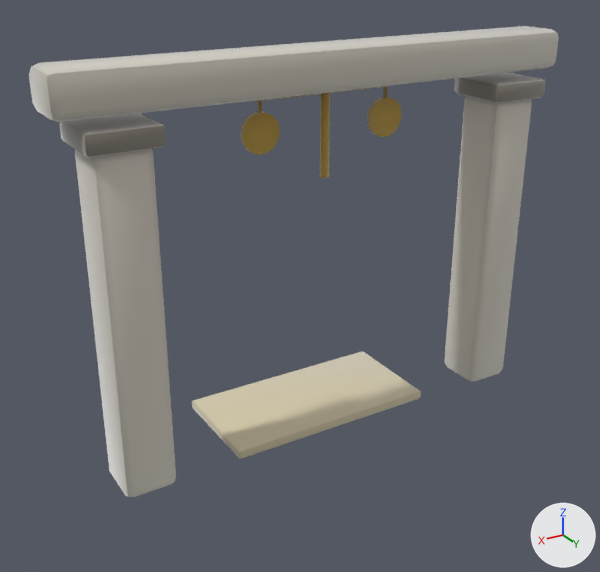
One commit to the glTF model assets/models/gates/4e3c9abd.glb: the scene before it, then after it.
Both versions are drawn from a camera (50 mm lens) standing at (4.39, 6.74, 5.08) and looking at (0.17, -0.3, 1.56). The lights are fixed; the arrows at lower right show +X, +Y and +Z. The picture after the commit comes second. Vertices at exactly the same position are counted once.

The first picture shows 'gate_4e3c9abd'.
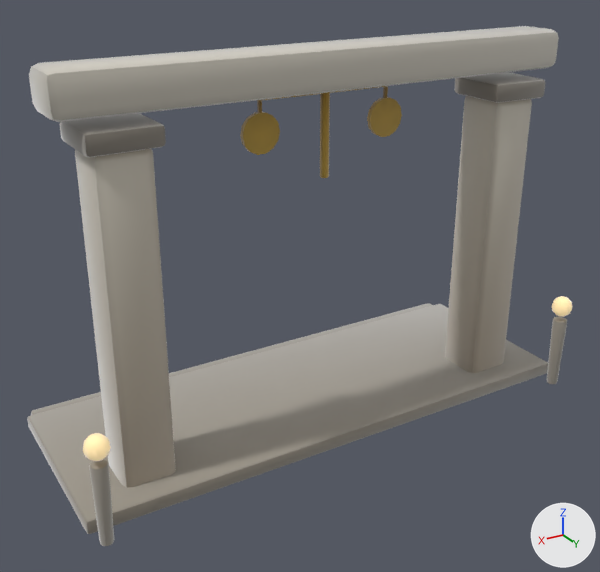
What differs and where, as boxes [x1, y1, x2, y2] in the pictures (600 x 572 px):
'gate_4e3c9abd', reshaped (10% taller): before [29, 26, 559, 497]; after [27, 26, 573, 546]
part 1 of me_gate_4e3c9abd, added: after [552, 296, 573, 317]
part 2 of me_gate_4e3c9abd, added (beige): after [83, 433, 110, 461]
part 3 of me_gate_4e3c9abd, added: after [546, 317, 567, 384]
part 4 of me_gate_4e3c9abd, added: after [89, 459, 114, 546]
part 5 of me_gate_4e3c9abd, added: after [27, 304, 548, 534]
part 6 of me_gate_4e3c9abd, added (mostly hidden): after [31, 303, 433, 415]
part 7 of me_gate_4e3c9abd, recoloured: before [94, 162, 522, 497]; after [94, 162, 522, 488]

What changed in the scene script:
```text
Add mat_clay__9e978a_0_93:
    mat_clay__9e978a_0_93 = bpy.data.materials.new('clay_#9E978A_0.93_-')
    # nodes: BsdfPrincipled, Mix, OutputMaterial, VertexColor
    # colours: grey #9e978a, mixed with the vertex colours
Add mat_clay__b9b2a2_0_93:
    mat_clay__b9b2a2_0_93 = bpy.data.materials.new('clay_#B9B2A2_0.93_-')
    # nodes: BsdfPrincipled, Mix, OutputMaterial, VertexColor
    # colours: grey #b9b2a2, mixed with the vertex colours
Add mat_clay__ffe2a8_0_95__ffe2a8:
    mat_clay__ffe2a8_0_95__ffe2a8 = bpy.data.materials.new('clay_#FFE2A8_0.95_#FFE2A8')
    # nodes: BsdfPrincipled, Mix, OutputMaterial, VertexColor
    # colours: beige #bca67a, beige #ffe2a8, mixed with the vertex colours
Change me_gate_4e3c9abd:
    used by ob_gate_4e3c9abd; location = (0.0, 0.0, 0.0)
    remove me_gate_4e3c9abd.from_pydata(...)  # 634 vertices, 1216 faces; spans x -2.75..2.76, y -1.0..0.35, z -0.01..4.1
    add me_gate_4e3c9abd.from_pydata(...)  # 1134 vertices, 2188 faces; spans x -2.92..2.93, y -1.71..0.83, z -0.01..4.1
    me_gate_4e3c9abd part 1: a new loose piece, a UV sphere (10 segments, 6 rings, poles along z) spanning x -2.92..-2.68, y 0.61..0.83, z 0.9..1.14, in mat_clay__ffe2a8_0_95__ffe2a8
    me_gate_4e3c9abd part 2: the loose piece of 52 vertices spanning x -0.1..0.1, y -0.2..-0.01, z 3.68..3.87 is copied, and the copy is scaled about its middle by (1.2, 1.19, 1.23), then moved by (2.8, 0.82, -2.75), in mat_clay__ffe2a8_0_95__ffe2a8; it spans x 2.67..2.91, y 0.61..0.83, z 0.9..1.14
    me_gate_4e3c9abd part 3: a new loose piece of 114 vertices spanning x -2.88..-2.71, y 0.64..0.8, z 0.0..0.86, in mat_clay__9e978a_0_93
    me_gate_4e3c9abd part 4: a new loose piece of 114 vertices spanning x 2.71..2.87, y 0.64..0.8, z 0.0..0.86, in mat_clay__9e978a_0_93
    me_gate_4e3c9abd part 5: a new loose piece of 56 vertices spanning x -2.92..2.93, y -1.55..0.55, z 0.0..0.16, in mat_clay__9e978a_0_93
    me_gate_4e3c9abd part 6: a new loose piece of 56 vertices spanning x -2.85..2.85, y -1.71..-1.37, z 0.0..0.12, in mat_clay__9e978a_0_93
    me_gate_4e3c9abd part 7: 1197 kept faces spanning x -2.75..2.76, y -1.0..0.35, z -0.01..4.07 get new vertex colours; the middle colour goes from light grey #dddcde to light grey #cec8c2
    other edits to the shape of me_gate_4e3c9abd do not show in these pictures
    add me_gate_4e3c9abd.materials.append(mat_clay__9e978a_0_93)
    add me_gate_4e3c9abd.materials.append(mat_clay__b9b2a2_0_93)
    add me_gate_4e3c9abd.materials.append(mat_clay__ffe2a8_0_95__ffe2a8)
```
